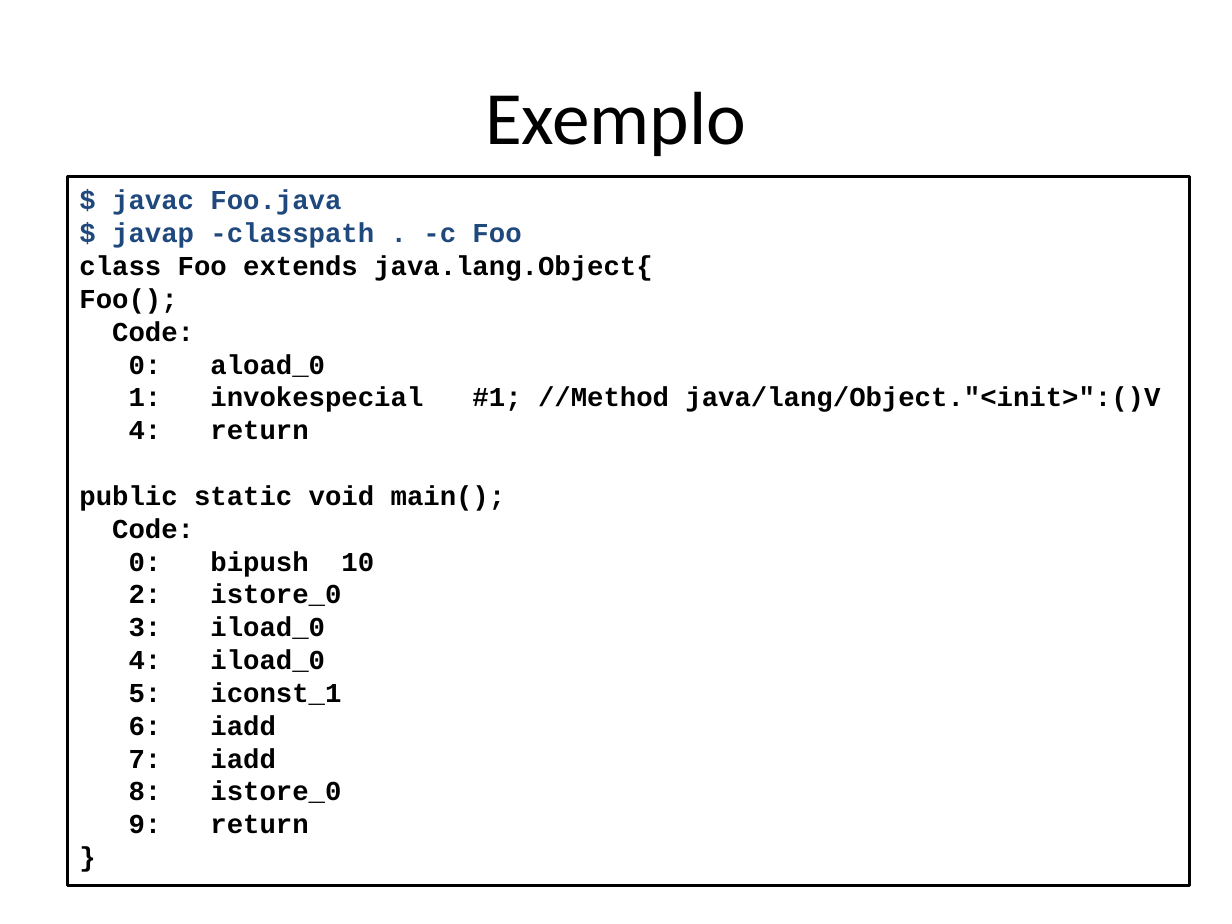
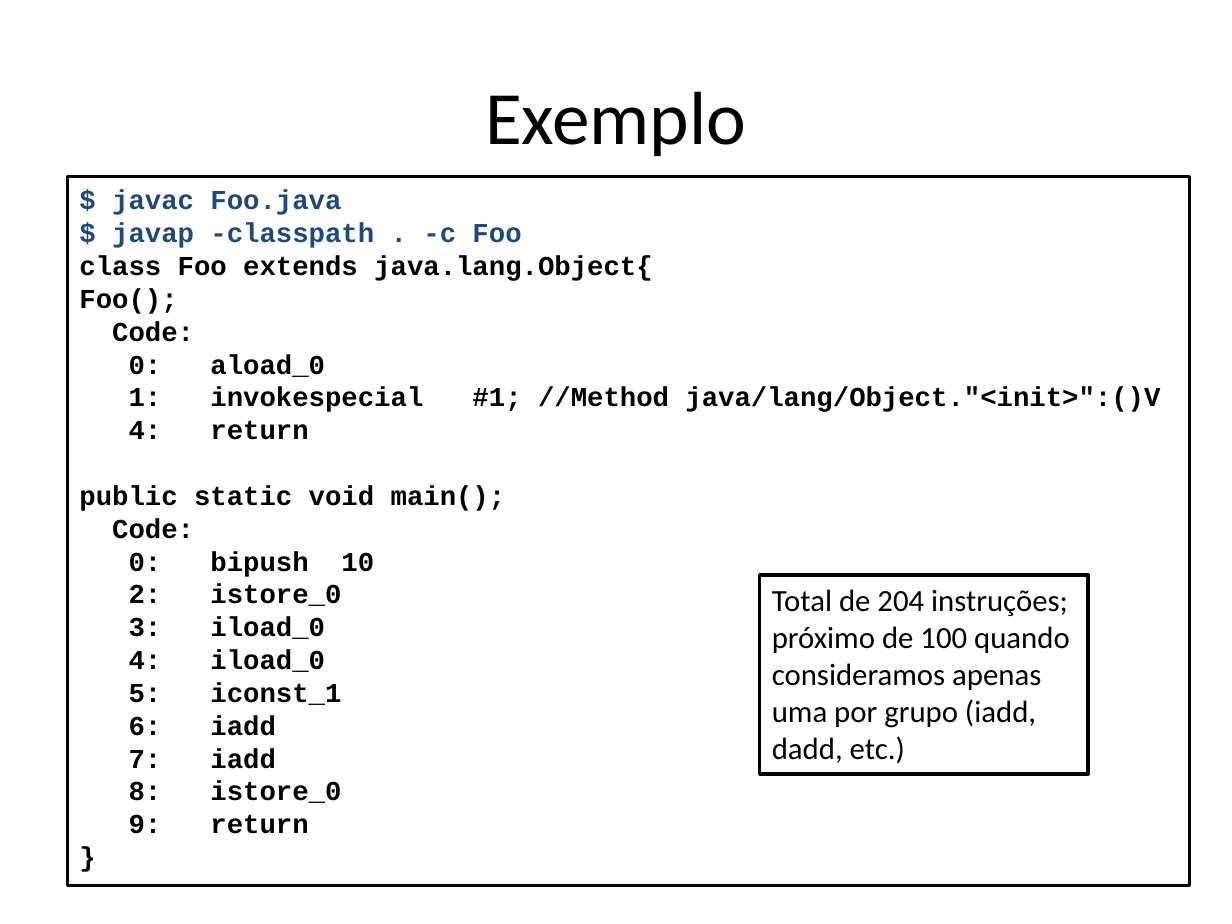
Before and after one commit to damorim/compilers-cin, a slide deck: slide 16 of slides-aulas/ambiente-exec-e-geracao-codigo.pptx (slide 8 before the commit). Drawn at 1232x924 pixels with LibreOffice and Linux fonts; fonts in the diff are those of the drawing. Boxes give left, top, right and bottom in pixels: in the first picture for what was removed or moved away, otherwise in the second. Text is boxed around its words. In the diff, an @@ line names an element or a change of style, - is before the commit and + after.

```diff
--- a/slides-aulas/ambiente-exec-e-geracao-codigo.pptx
+++ b/slides-aulas/ambiente-exec-e-geracao-codigo.pptx
@@ rectangle added at [760, 575, 1089, 775], fill #FFFFFF, outline #000000 2 pt, 18 pt, text #000000 @@
+  Total de 204 instruções; próximo de 100 quando consideramos apenas uma por grupo (iadd, dadd, etc.)
```
Also in this commit, not shown: 3 other slides changed, 2 slides removed, 1 other file.
